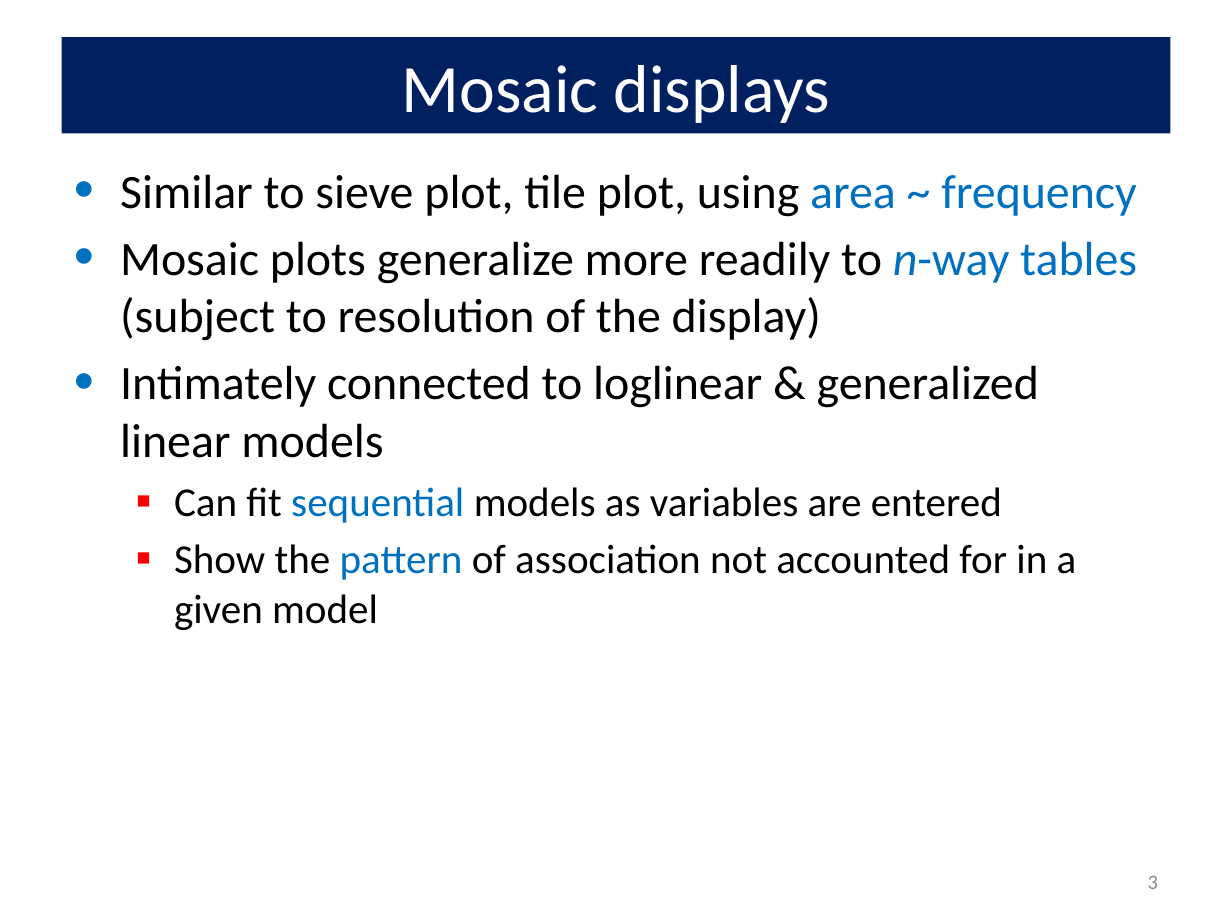
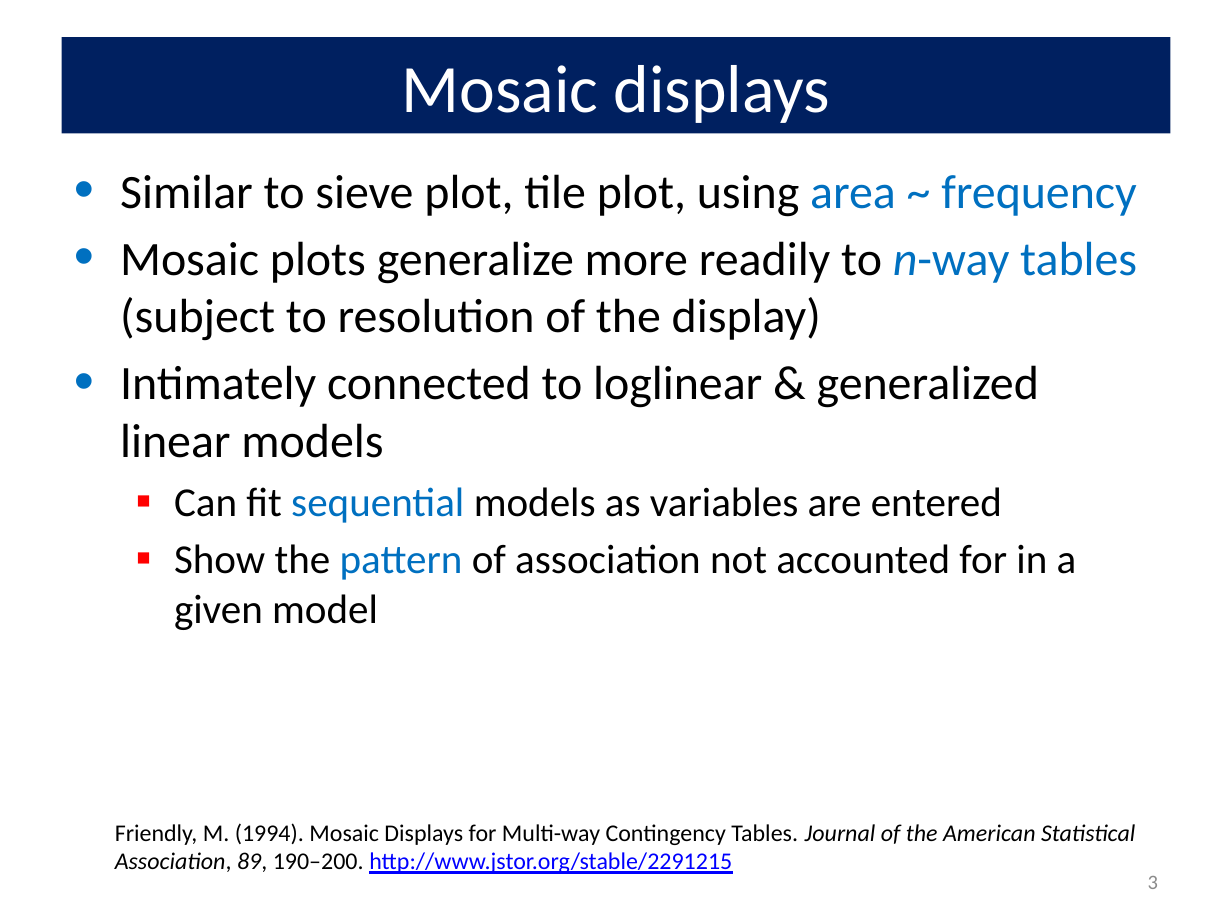
Before and after one commit to friendly/psy6136, a slide deck: slide 3 of docs/lectures/04-Loglin.pptx. Drawn at 1232x924 pixels with LibreOffice and Linux fonts; fonts in the diff are those of the drawing. Boxes give left, top, right and bottom in pixels: in the first picture for what was removed or moved away, otherwise in the second. Text is boxed around its words. In the diff, an @@ line names an element or a change of style, - is before the commit and + after.

```diff
--- a/docs/lectures/04-Loglin.pptx
+++ b/docs/lectures/04-Loglin.pptx
@@ text added at [115, 823, 1135, 874], 14 pt, text #000000 @@
+Friendly, M. (1994). Mosaic Displays for Multi-way Contingency Tables. Journal of the American Statistical Association, 89, 190–200. http://www.jstor.org/stable/2291215
```
Also in this commit, not shown: 25 other slides changed, 3 slides added, 15 other files.
